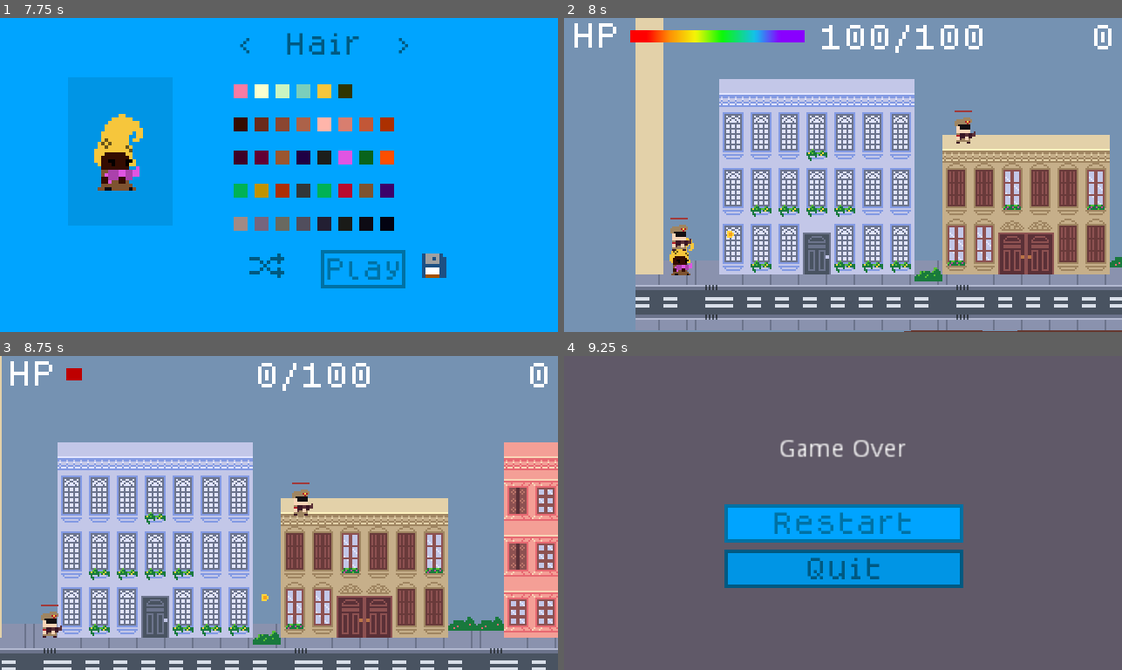
Above: before the commit, frames 1-4 (two rows, left to right).
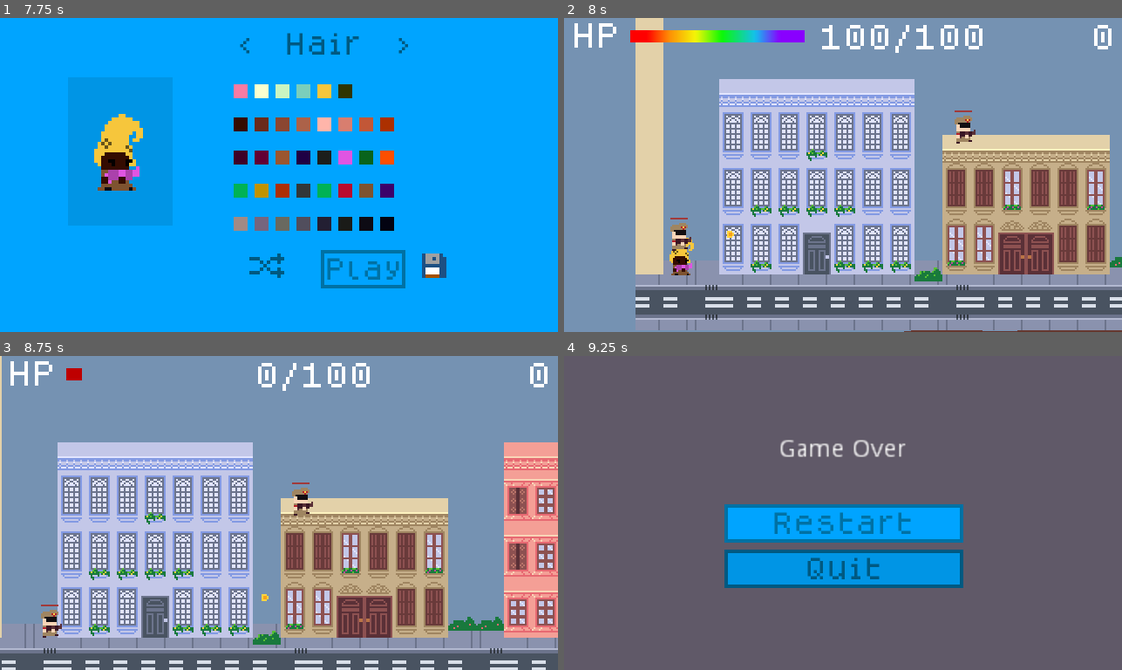
Above: after the commit, the same moments.

Repository: hamiltonromualdo/bring-ur-glam
Game: Godot game, scene res://src/UserInterface/TitleScreen.tscn
Two runs of this game, one before a commit and one after it. Both use one fixed random seed, a clock stepped at 60 frames per second and the inputs below. Sound files missing from this copy of the repository are replaced by a short silence.
Inputs (mouse positions are in pixels of both pictures, inside the frame that each line leads up to):
- Up to frame 1 (7.75 s): tap Enter at 0.5 s; move the mouse to (401, 159) at 0.52 s; hold Right (ui_right) 0.53-2.03 s; tap Space at 1.25 s; move the mouse to (167, 190) at 1.27 s; move the mouse to (334, 105) at 2.02 s; hold Left (ui_left) 2.03-2.78 s; move the mouse to (251, 237) at 2.77 s; hold Right (ui_right) 2.78-4.28 s; move the mouse to (446, 222) at 3.52 s; move the mouse to (111, 127) at 4.27 s; hold Left (ui_left) 4.28-5.03 s; move the mouse to (306, 175) at 5.02 s; hold Right (ui_right) 5.03-5.78 s; move the mouse to (195, 96) at 5.77 s; hold Left (ui_left) 5.78-6.5 s; click "Play" at 6.5 s; click "Play" at 7.25 s
- Up to frame 2 (8 s): no input
- Up to frame 3 (8.75 s): move the mouse to (401, 497) at 8.02 s; hold Left (ui_left) from 8.03 s (still down)
- Up to frame 4 (9.25 s): move the mouse to (731, 528) at 8.77 s; release Left (ui_left) at 8.78 s; hold Right (ui_right) from 8.78 s (still down)

Frame 1 is identical in both runs. In frame 2, 0.2% of the frame differs, in the area x 19-74%, y 31-75%; in frame 3, 0.2%; in frame 4, nothing differs.

Commit message:
Adding basic animation for Enemy

Diff:
--- a/bring_ur_glam/src/Actors/Enemy.gd
+++ b/bring_ur_glam/src/Actors/Enemy.gd
@@ -81,6 +81,12 @@
     velocity.y += GRAVITY
     if not MOVING_ENEMY:
         velocity.x = 0
+
+    if velocity.x != 0:
+        $AnimationPlayer.play("Walk")
+    else:
+        $AnimationPlayer.play("Idle")
+
     velocity = move_and_slide(velocity, FLOOR)
 
     if is_on_wall() or not $EdgeDetector.is_colliding():
--- a/bring_ur_glam/src/Actors/Enemy.tscn
+++ b/bring_ur_glam/src/Actors/Enemy.tscn
@@ -1,11 +1,60 @@
-[gd_scene load_steps=9 format=2]
+[gd_scene load_steps=12 format=2]
 
-[ext_resource path="res://assets/prototype.png" type="Texture" id=1]
+[ext_resource path="res://assets/enemy/enemy.png" type="Texture" id=1]
 [ext_resource path="res://src/Actors/Enemy.gd" type="Script" id=2]
 [ext_resource path="res://src/UserInterface/HealthBar.tscn" type="PackedScene" id=3]
 [ext_resource path="res://src/Objects/Bullet.tscn" type="PackedScene" id=4]
 [ext_resource path="res://src/Objects/Gun.tscn" type="PackedScene" id=5]
 [ext_resource path="res://src/Objects/EnemyBullet.tscn" type="PackedScene" id=6]
+
+[sub_resource type="Animation" id=5]
+resource_name = "Idle"
+length = 0.3
+loop = true
+tracks/0/type = "value"
+tracks/0/path = NodePath(".:frame")
+tracks/0/interp = 1
+tracks/0/loop_wrap = true
+tracks/0/imported = false
+tracks/0/enabled = true
+tracks/0/keys = {
+"times": PoolRealArray( 0, 0.1, 0.2 ),
+"transitions": PoolRealArray( 1, 1, 1 ),
+"update": 1,
+"values": [ 5, 6, 7 ]
+}
+
+[sub_resource type="Animation" id=4]
+length = 0.001
+tracks/0/type = "value"
+tracks/0/path = NodePath(".:frame")
+tracks/0/interp = 1
+tracks/0/loop_wrap = true
+tracks/0/imported = false
+tracks/0/enabled = true
+tracks/0/keys = {
+"times": PoolRealArray( 0 ),
+"transitions": PoolRealArray( 1 ),
+"update": 0,
+"values": [ 0 ]
+}
+
+[sub_resource type="Animation" id=3]
+resource_name = "Walk"
+length = 0.4
+loop = true
+tracks/0/type = "value"
+tracks/0/path = NodePath(".:frame")
+tracks/0/interp = 1
+tracks/0/loop_wrap = true
+tracks/0/imported = false
+tracks/0/enabled = true
+tracks/0/keys = {
+"times": PoolRealArray( 0, 0.1, 0.2, 0.3 ),
+"transitions": PoolRealArray( 1, 1, 1, 1 ),
+"update": 1,
+"values": [ 0, 1, 2, 3 ]
+}
 
 [sub_resource type="RectangleShape2D" id=1]
 extents = Vector2( 3.98543, 6.95294 )
@@ -25,14 +74,22 @@
 
 [node name="Sprite" type="Sprite" parent="."]
 texture = ExtResource( 1 )
-region_enabled = true
+hframes = 8
 region_rect = Rect2( 16, 32, 16, 16 )
 
+[node name="AnimationPlayer" type="AnimationPlayer" parent="."]
+root_node = NodePath("../Sprite")
+anims/Idle = SubResource( 5 )
+anims/RESET = SubResource( 4 )
+anims/Walk = SubResource( 3 )
+
 [node name="CollisionShape2D" type="CollisionShape2D" parent="."]
+visible = false
 position = Vector2( 0, 1 )
 shape = SubResource( 1 )
 
 [node name="EdgeDetector" type="RayCast2D" parent="."]
+visible = false
 position = Vector2( 3.78616, 0.361803 )
 enabled = true
 cast_to = Vector2( 0, 8 )
@@ -49,6 +106,7 @@
 margin_bottom = -11.2648
 
 [node name="PlayerFinder" type="Area2D" parent="."]
+visible = false
 collision_layer = 0
 
 [node name="CollisionShape2D" type="CollisionShape2D" parent="PlayerFinder"]
Binary file added: bring_ur_glam/assets/enemy/enemy.png
Not shown, added: bring_ur_glam/assets/enemy/enemy.png.import
Binary file added: bring_ur_glam/assets/enemy_animation.aseprite
